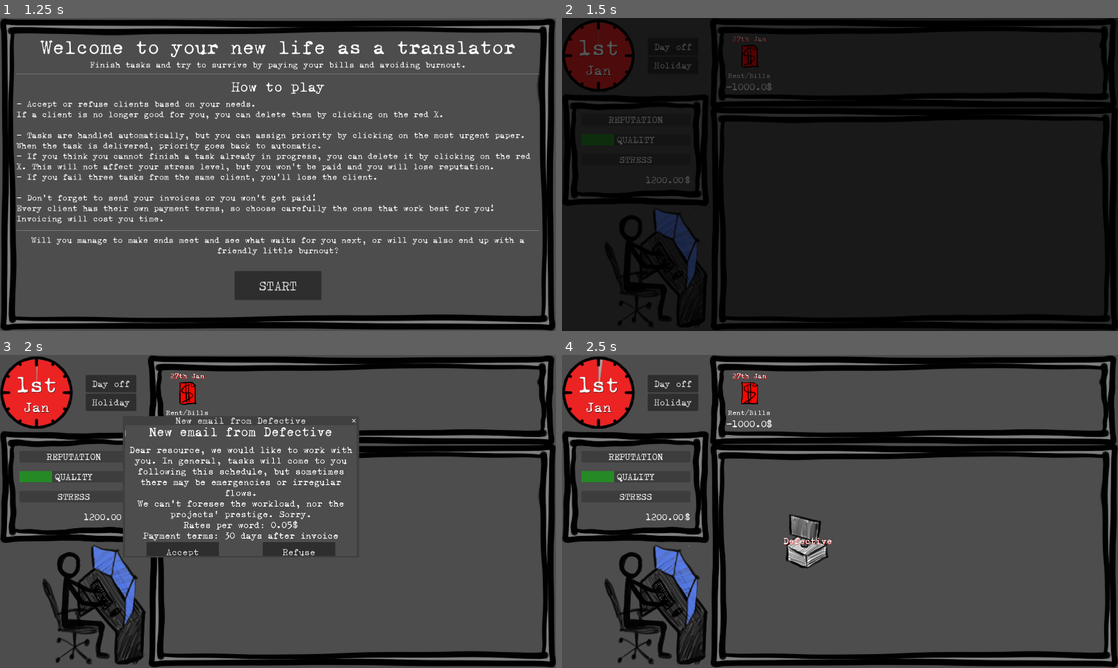
Above: before the commit, frames 1-4 (two rows, left to right).
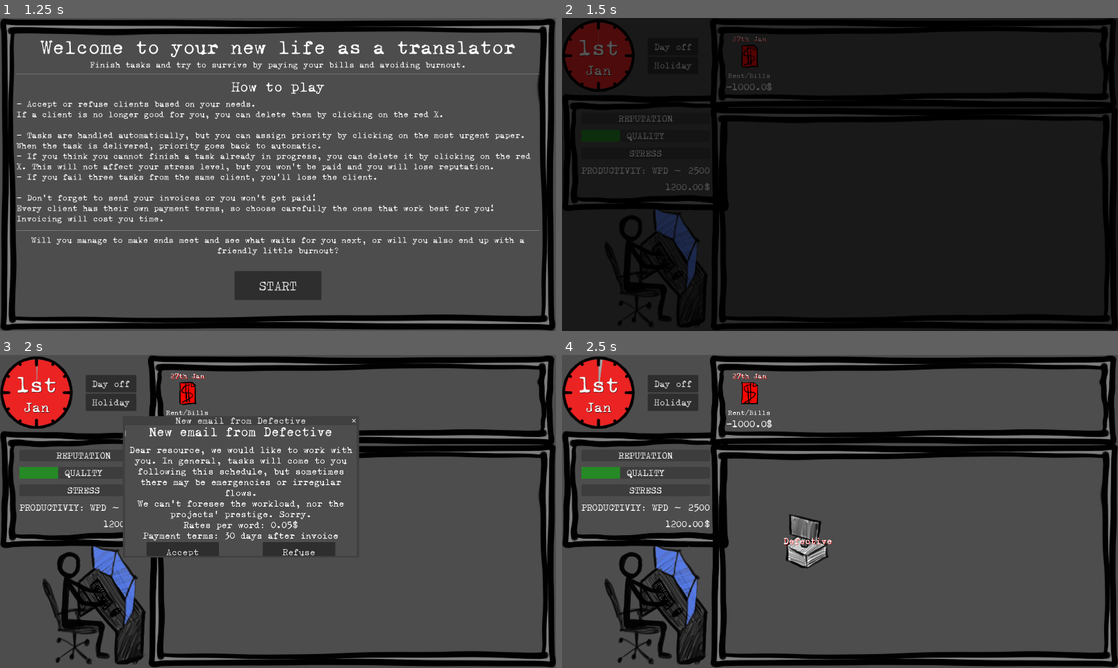
Above: after the commit, the same moments.

Repository: ildede/game-off-2025
Game: Godot game, scene res://scenes/game/screens/splash_screen/splash.tscn
The game is run twice, just before and just after one commit, with the same random seed, the same clock (stepped at 60 frames per second) and the same inputs.
Inputs:
- Up to frame 1 (1.25 s): click "LET'S GO!" at 0.5 s
- Up to frame 2 (1.5 s): click "START" at 1.25 s
- Up to frame 3 (2 s): no input
- Up to frame 4 (2.5 s): click "Accept" at 2 s

Frame 1 is identical in both runs. In frame 2, 1.8% of the frame differs, in the area x 0-30%, y 24-62%; in frame 3, 1.9%; in frame 4, 3.0%.

Commit message:
feat: show productivity for major clarity

Diff:
--- a/autoloads/global.gd
+++ b/autoloads/global.gd
@@ -120,6 +120,7 @@
 
 func start_new_game() -> void:
 	game_state = Models.State.new()
+	game_state.productivity = Config.WORDS_PER_DAY
 	ClientData.load_json_data()
 	game_state.bills = ClientData.bills_data.duplicate()
 
--- a/scenes/game/translator/translator.gd
+++ b/scenes/game/translator/translator.gd
@@ -8,7 +8,7 @@
 
 func _ready() -> void:
 	print("[TRANSLATOR] _ready")
-	var max_words_per_day = (Config.WORDS_PER_DAY + Global.game_state.productivity) as float / Config.WORDS_PER_LETTER
+	var max_words_per_day = Global.game_state.productivity as float / Config.WORDS_PER_LETTER
 	$WPM.start(Config.DAY_LENGHT_IN_SECONDS/max_words_per_day)
 	Global.client_send_task.connect(new_task_arrived)
 	Global.letter_hit_task.connect(task_hit)
--- a/scenes/ui/game_information/game_information.gd
+++ b/scenes/ui/game_information/game_information.gd
@@ -27,6 +27,7 @@
 	$InfoPanel/MarginContainer/GridContainer/QualityLabel/QualityBar.value = state.quality
 	$InfoPanel/MarginContainer/GridContainer/ReputationLabel/ReputationBar.value = state.reputation
 	$InfoPanel/MarginContainer/GridContainer/GridContainer/Money.text = "%.2f" % state.money
+	$InfoPanel/MarginContainer/GridContainer/Productivity/Words.text = str(state.productivity)
 	var events: Array[EventsPanel.Event] = []
 	for bill: Models.BillObject in state.bills:
 		events.append(EventsPanel.Event.new(EventsPanel.EventType.BILL, bill.next_payment_day, bill.amount, bill.name))
--- a/scenes/ui/game_information/game_information.tscn
+++ b/scenes/ui/game_information/game_information.tscn
@@ -161,6 +161,30 @@
 value = 50.0
 show_percentage = false
 
+[node name="Productivity" type="GridContainer" parent="InfoPanel/MarginContainer/GridContainer"]
+layout_direction = 2
+layout_mode = 2
+size_flags_horizontal = 3
+size_flags_vertical = 3
+tooltip_text = "Your productivity, translatable words per day."
+columns = 2
+
+[node name="Symbol" type="Label" parent="InfoPanel/MarginContainer/GridContainer/Productivity"]
+layout_mode = 2
+size_flags_horizontal = 10
+size_flags_vertical = 3
+text = "PRODUCTIVIY: WPD ~ "
+horizontal_alignment = 2
+vertical_alignment = 1
+
+[node name="Words" type="Label" parent="InfoPanel/MarginContainer/GridContainer/Productivity"]
+layout_mode = 2
+size_flags_horizontal = 8
+size_flags_vertical = 3
+text = "2500"
+horizontal_alignment = 2
+vertical_alignment = 1
+
 [node name="GridContainer" type="GridContainer" parent="InfoPanel/MarginContainer/GridContainer"]
 layout_direction = 2
 layout_mode = 2
